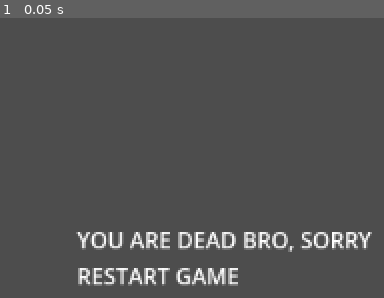
Above: before the commit, frame 1.
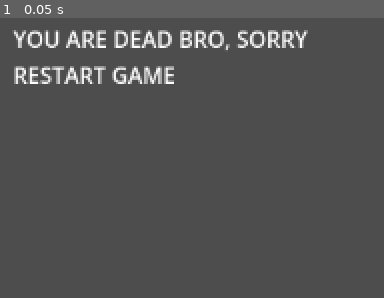
Above: after the commit, the same moment.

Repository: t0qen/gamejam-baudo
Game: Godot game, scene res://scenes/dead_screen.tscn
Two runs of this game, one before a commit and one after it. Both use one fixed random seed, a clock stepped at 60 frames per second and the inputs below. This scene is started directly instead of the project's main scene.
Inputs:
- Up to frame 1 (0.05 s): no input

The runs differ from the first frame. In frame 1, 8.5% of the frame differs, in the area x 3-97%, y 4-96%.

Commit message:
Added boss attack,  player can attack boss too

Diff:
--- a/project.godot
+++ b/project.godot
@@ -54,6 +54,7 @@
 "deadzone": 0.5,
 "events": [Object(InputEventJoypadButton,"resource_local_to_scene":false,"resource_name":"","device":-1,"button_index":2,"pressure":0.0,"pressed":true,"script":null)
 , Object(InputEventKey,"resource_local_to_scene":false,"resource_name":"","device":-1,"window_id":0,"alt_pressed":false …(183 unchanged characters)…
+, Object(InputEventMouseButton,"resource_local_to_scene":false,"resource_name":"","device":-1,"window_id":0,"alt_pressed":false,"shift_pressed":false,"ctrl_pressed":false,"meta_pressed":false,"button_mask":1,"position":Vector2(320, 22),"global_position":Vector2(320, 51),"factor":1.0,"button_index":1,"canceled":false,"pressed":true,"double_click":false,"script":null)
 ]
 }
 dash={
--- a/scenes/boss.tscn
+++ b/scenes/boss.tscn
@@ -1,14 +1,24 @@
-[gd_scene load_steps=5 format=3 uid="uid://dhrswkm2pyd0k"]
+[gd_scene load_steps=8 format=3 uid="uid://dhrswkm2pyd0k"]
 
 [ext_resource type="Texture2D" uid="uid://bnub53glj5dr7" path="res://icon.svg" id="1_dlmty"]
 [ext_resource type="Script" uid="uid://rrejglro0ea1" path="res://scripts/boss.gd" id="1_neq0i"]
 
 [sub_resource type="RectangleShape2D" id="RectangleShape2D_neq0i"]
-size = Vector2(5.01e+07, 1.195e+07)
+size = Vector2(4.6175e+07, 4.425e+06)
 
 [sub_resource type="CapsuleShape2D" id="CapsuleShape2D_jncid"]
-radius = 113.0
-height = 430.0
+radius = 75.0
+height = 356.0
+
+[sub_resource type="CapsuleShape2D" id="CapsuleShape2D_neq0i"]
+radius = 111.0
+height = 464.0
+
+[sub_resource type="StyleBoxFlat" id="StyleBoxFlat_neq0i"]
+bg_color = Color(0, 0, 0, 1)
+
+[sub_resource type="StyleBoxFlat" id="StyleBoxFlat_jncid"]
+bg_color = Color(0.917179, 0.38738, 0.610174, 1)
 
 [node name="Boss" type="CharacterBody2D"]
 script = ExtResource("1_neq0i")
@@ -19,7 +29,6 @@
 texture = ExtResource("1_dlmty")
 
 [node name="Node2D" type="Node2D" parent="."]
-visible = false
 position = Vector2(46, -265)
 scale = Vector2(1e-05, 1e-05)
 
@@ -31,7 +40,7 @@
 [node name="Area2D" type="Area2D" parent="Node2D" groups=["boss"]]
 
 [node name="CollisionShape2D" type="CollisionShape2D" parent="Node2D/Area2D"]
-position = Vector2(3.125e+07, -1.075e+06)
+position = Vector2(2.93125e+07, -1.2e+06)
 shape = SubResource("RectangleShape2D_neq0i")
 
 [node name="Icon2" type="Sprite2D" parent="."]
@@ -50,7 +59,28 @@
 process_callback = 0
 one_shot = true
 
+[node name="receive_attack_hitbox" type="Area2D" parent="." groups=["attack_hitbox"]]
+
+[node name="CollisionShape2D" type="CollisionShape2D" parent="receive_attack_hitbox"]
+position = Vector2(44, -172)
+shape = SubResource("CapsuleShape2D_neq0i")
+
+[node name="health_bar" type="ProgressBar" parent="."]
+offset_left = -97.0
+offset_top = -456.0
+offset_right = -86.0
+offset_bottom = -429.0
+scale = Vector2(27.203, -1)
+theme_override_styles/background = SubResource("StyleBoxFlat_neq0i")
+theme_override_styles/fill = SubResource("StyleBoxFlat_jncid")
+max_value = 500.0
+step = 1.0
+value = 500.0
+show_percentage = false
+
 [connection signal="body_entered" from="Node2D/Area2D" to="." method="_on_area_2d_body_entered"]
 [connection signal="body_exited" from="Node2D/Area2D" to="." method="_on_area_2d_body_exited"]
 [connection signal="timeout" from="attack_delay" to="." method="_on_attack_delay_timeout"]
 [connection signal="timeout" from="attack_duration" to="." method="_on_attack_duration_timeout"]
+[connection signal="area_entered" from="receive_attack_hitbox" to="." method="_on_receive_attack_hitbox_area_entered"]
+[connection signal="area_exited" from="receive_attack_hitbox" to="." method="_on_receive_attack_hitbox_area_exited"]
--- a/scenes/dead_screen.tscn
+++ b/scenes/dead_screen.tscn
@@ -2,11 +2,20 @@
 
 [node name="dead_screen" type="Node2D"]
 
-[node name="Label" type="Label" parent="."]
+[node name="Camera2D" type="Camera2D" parent="."]
+position = Vector2(173, 76)
+
+[node name="Control" type="Control" parent="."]
+layout_mode = 3
+anchors_preset = 0
 offset_right = 40.0
-offset_bottom = 23.0
+offset_bottom = 40.0
+
+[node name="Label" type="Label" parent="Control"]
+layout_mode = 0
+offset_left = -46.0
+offset_top = -145.0
+offset_right = 167.0
+offset_bottom = -96.0
 text = "YOU ARE DEAD BRO, SORRY
 RESTART GAME"
-
-[node name="Camera2D" type="Camera2D" parent="."]
-position = Vector2(173, 76)
--- a/scenes/enemy.tscn
+++ b/scenes/enemy.tscn
@@ -88,9 +88,11 @@
 height = 120.0
 
 [node name="Enemy" type="CharacterBody2D"]
+collision_layer = 2
 collision_mask = 2
 motion_mode = 1
 script = ExtResource("1_veqxe")
+speed = 50.0
 
 [node name="AnimatedSprite2D" type="AnimatedSprite2D" parent="."]
 position = Vector2(0, -12)
--- a/scenes/main_level.tscn
+++ b/scenes/main_level.tscn
@@ -13,6 +13,25 @@
 position = Vector2(-397, 561)
 player = NodePath("../Player")
 
-[node name="Player" parent="." instance=ExtResource("2_6we3w")]
+[node name="Player" parent="." node_paths=PackedStringArray("boss_node") instance=ExtResource("2_6we3w")]
 unique_name_in_owner = true
 position = Vector2(-370, 791)
+boss_node = NodePath("../Boss")
+
+[node name="Enemy" parent="." instance=ExtResource("2_ufxs0")]
+position = Vector2(565, -763)
+
+[node name="Enemy2" parent="." instance=ExtResource("2_ufxs0")]
+position = Vector2(790, -120)
+
+[node name="Enemy3" parent="." instance=ExtResource("2_ufxs0")]
+position = Vector2(1292, -37)
+
+[node name="Enemy4" parent="." instance=ExtResource("2_ufxs0")]
+position = Vector2(1208, -596)
+
+[node name="Enemy5" parent="." instance=ExtResource("2_ufxs0")]
+position = Vector2(281, -471)
+
+[node name="Enemy6" parent="." instance=ExtResource("2_ufxs0")]
+position = Vector2(1559, 5)
--- a/scenes/player_t0qen.tscn
+++ b/scenes/player_t0qen.tscn
@@ -155,7 +155,7 @@
 speed = 600
 friction = 0.2
 acceleration = 0.4
-dash_force = 2000
+dash_force = 2500
 
 [node name="camera" type="Camera2D" parent="."]
 
@@ -181,10 +181,10 @@
 
 [node name="regen_start" type="Timer" parent="timers"]
 process_callback = 0
-wait_time = 30.0
+wait_time = 15.0
 one_shot = true
 
-[node name="PlayerHitbox" type="Area2D" parent="."]
+[node name="PlayerHitbox" type="Area2D" parent="." groups=["player"]]
 collision_layer = 2
 
 [node name="CollisionShape2D" type="CollisionShape2D" parent="PlayerHitbox"]
@@ -213,5 +213,6 @@
 [connection signal="timeout" from="timers/attack_cooldown" to="." method="_on_attack_cooldown_timeout"]
 [connection signal="timeout" from="timers/regen_start" to="." method="_on_regen_start_timeout"]
 [connection signal="area_entered" from="PlayerHitbox" to="." method="_on_player_hitbox_area_entered"]
+[connection signal="area_exited" from="PlayerHitbox" to="." method="_on_player_hitbox_area_exited"]
 [connection signal="body_entered" from="PlayerHitbox" to="." method="_on_player_hitbox_body_entered"]
 [connection signal="body_exited" from="PlayerHitbox" to="." method="_on_player_hitbox_body_exited"]
--- a/scripts/boss.gd
+++ b/scripts/boss.gd
@@ -3,9 +3,14 @@
 @export var player : CharacterBody2D
 @onready var attack_delay: Timer = $attack_delay
 @onready var attack_duration: Timer = $attack_duration
+@onready var health_bar: ProgressBar = $health_bar
 
+@export var HEALTH : int = 500
+var current_health : int = HEALTH
 var can_attack : bool = false
 var is_attacking : bool = false
+var is_player_near : bool = false
+var can_take_damage : bool = true
 
 func _ready() -> void:
 	attack_delay.start()
@@ -17,15 +22,36 @@
 		attack_player()
 		$Icon2.look_at(player.global_position)
 
+	print(" is near ?", global.player_can_attack_boss)
+	print("can attack ?", global.player_current_attack)
+	receive_attack()
+	update_health_bar()
+	print(current_health)
+	if current_health <= 0:
 
+		self.queue_free()
+
+
+func update_health_bar():
+	health_bar.value = current_health
+
+func receive_attack():
+	if global.player_can_attack_boss == true && global.player_current_attack == true:
+		if can_take_damage:
+			print("PLAYER ATTACK")
+			can_take_damage = false
+			current_health = current_health - 25
+			await get_tree().create_timer(0.5).timeout
+			can_take_damage = true
 
 func attack_player():
 	if can_attack:
+		can_attack = false
 		$Node2D.look_at(player.global_position)
-		await get_tree().create_timer(0.5).timeout
+		await get_tree().create_timer(0.3).timeout
 
 		$Node2D.show()
-		can_attack = false
+
 		is_attacking = true
 		attack_duration.start()
 
@@ -43,7 +69,11 @@
 		print("PLAYER")
 		if is_attacking:
 			print("ATTACK")
-			player.boss_attack()
+
+			#player.boss_attack()
+
+func is_boss_attacking():
+	return is_attacking
 
 func _on_area_2d_body_exited(body: Node2D) -> void:
 	print("EXITED")
@@ -55,3 +85,11 @@
 
 func boss():
 	pass
+
+func _on_receive_attack_hitbox_area_entered(area: Area2D) -> void:
+	if area.is_in_group("player"):
+		is_player_near = true
+
+func _on_receive_attack_hitbox_area_exited(area: Area2D) -> void:
+	if area.is_in_group("player"):
+		is_player_near = false
--- a/scripts/enemy.gd
+++ b/scripts/enemy.gd
@@ -2,7 +2,7 @@
 
 @onready var animated_sprite_2d: AnimatedSprite2D = $AnimatedSprite2D
 
-var speed : float = 300
+@export var speed : float = 10
 var player_chase : bool = false
 var player = null
 
@@ -48,7 +48,7 @@
 func deal_with_damage():
 	if player_inattack_zone == true and global.player_current_attack == true:
 		if can_take_damage == true:
-			health = health - 20
+			health = health - 50
 			$take_damage_cooldown.start()
 			can_take_damage = false
 			print("slime health = ", health)
--- a/scripts/global.gd
+++ b/scripts/global.gd
@@ -1,3 +1,4 @@
 extends Node
 
 var player_current_attack = false
+var player_can_attack_boss = false
--- a/scripts/player_t0qen.gd
+++ b/scripts/player_t0qen.gd
@@ -14,16 +14,19 @@
 # DASH
 var can_dash : bool = true
 var is_dashing : bool = false
-@export var dash_force : int = 1000
+@export var dash_force : int = 2000
 
 # ATTAQUE ET VIE
 var enemy_inattack_range = false
 var enemy_attack_cooldown = true
 @export var HEALTH : int = 160
 var current_health : int = HEALTH
-var player_alive = true
-var attack_ip = false
-var can_attack = true
+var player_alive : bool = true
+var attack_ip : bool = false
+var can_attack : bool = true
+var can_receive_boss_attack : bool = true
+var is_on_boss_attack_area : bool = false
+
 	# -- REGEN
 @export var regen_step : int = 40
 var can_regen : bool = true
@@ -32,7 +35,8 @@
 var prev_inputs : int = 0 # useful for determine flip sprite
 
 # NODES
-@onready var sprite: AnimatedSprite2D = $sprite
+@onready var sprite : AnimatedSprite2D = $sprite
+@export var boss_node : CharacterBody2D
 	# -- UI
 @onready var health_bar: ProgressBar = $health_bar
 
@@ -54,6 +58,16 @@
 	move_and_slide()
 	enemy_attack()
 	attack()
+
+	if is_on_boss_attack_area:
+		if can_receive_boss_attack:
+			if boss_node.is_attacking:
+				print("BOSS ATTACKING")
+				boss_attack()
+				can_receive_boss_attack = false
+				await get_tree().create_timer(2).timeout
+				can_receive_boss_attack = true
+
 
 	if current_health <= 0: # Tue le joueur si il a 0 vie
 		player_alive = false # ajouter un ecran de fin
@@ -166,7 +180,7 @@
 		print(current_health)
 
 func boss_attack():
-	current_health = current_health - 40
+	current_health = current_health - 60
 	print("ATTACK RECEIVED")
 	can_regen = false
 	if regen_start_timer.time_left > 0: # timer is active
@@ -202,4 +216,13 @@
 
 func _on_player_hitbox_area_entered(area: Area2D) -> void:
 	if area.is_in_group("boss"):
-		boss_attack()
+		is_on_boss_attack_area = true
+	if area.is_in_group("attack_hitbox"):
+		print("player entered")
+		global.player_can_attack_boss = true
+
+func _on_player_hitbox_area_exited(area: Area2D) -> void:
+	if area.is_in_group("boss"):
+		is_on_boss_attack_area = false
+	if area.is_in_group("attack_hitbox"):
+		global.player_can_attack_boss = false
